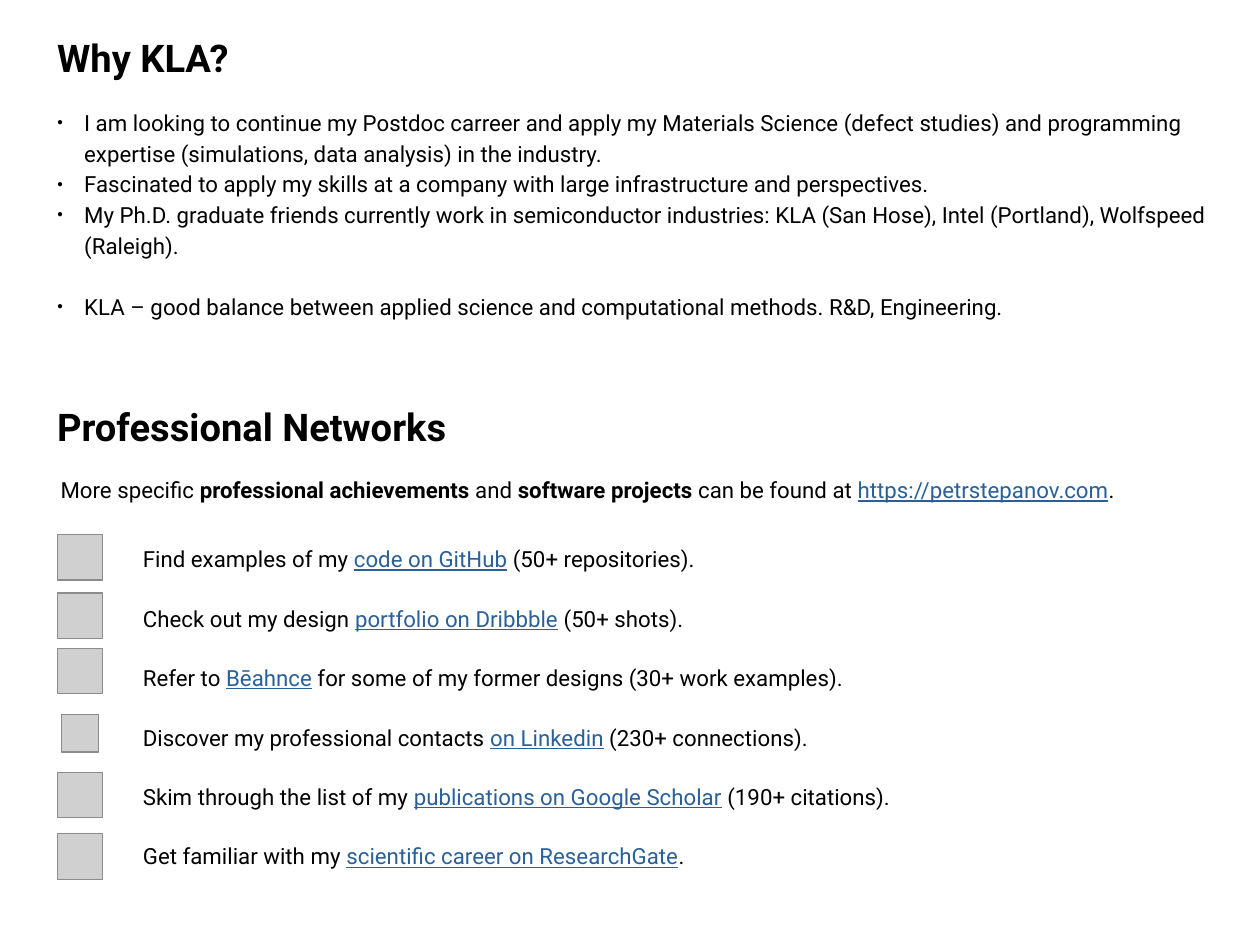
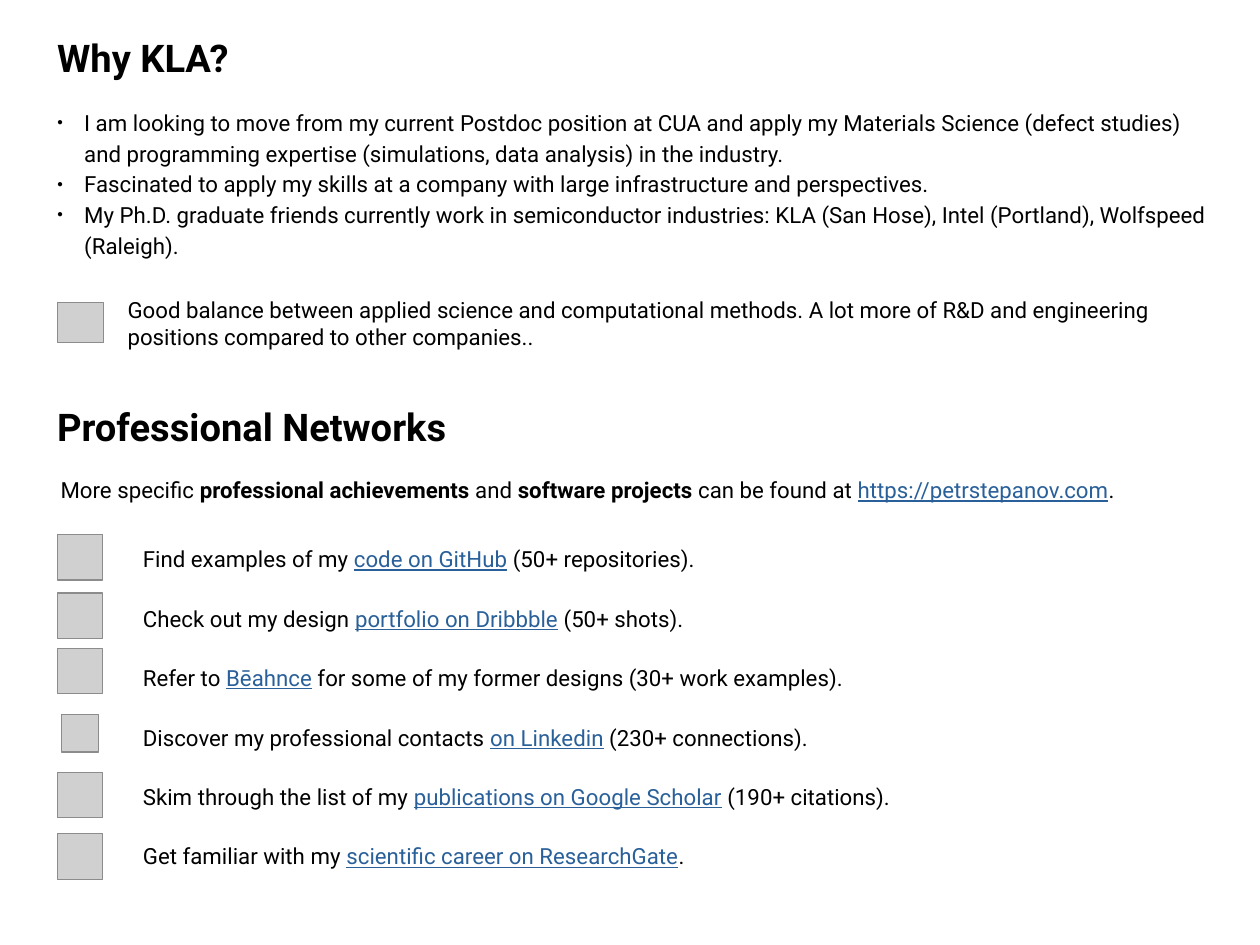
Before and after one commit to petrstepanov/petrstepanov.github.io, a slide deck: slide 3 of static/presentations/about-me-ms-2022.odp. Drawn at 1260x945 pixels with LibreOffice and Linux fonts; fonts in the diff are those of the drawing; grey boxes stand for pictures. Boxes give left, top, right and bottom in pixels: in the first picture for what was removed or moved away, otherwise in the second. Text is boxed around its words. In the diff, an @@ line names an element or a change of style, - is before the commit and + after.

```diff
--- a/static/presentations/about-me-ms-2022.odp
+++ b/static/presentations/about-me-ms-2022.odp
@@ text at [84,113,1180,167]: text changed @@
-● I am looking to continue my Postdoc carreer and apply my Materials Science (defect studies) and programming expertise (simulations, data analysis) in the industry.
+● I am looking to move from my current Postdoc position at CUA and apply my Materials Science (defect studies) and programming expertise (simulations, data analysis) in the industry.
@@ text at [84,298,1002,320]: paragraph removed @@
-● KLA – good balance between applied science and computational methods. R&D, Engineering.
@@ picture added at [57,303,104,343] @@
@@ text added at [128,301,1149,350], 14 pt, text #000000 @@
+Good balance between applied science and computational methods. A lot more of R&D and engineering positions compared to other companies..
```
Also in this commit, not shown: 1 other slide changed, 3 other files.
